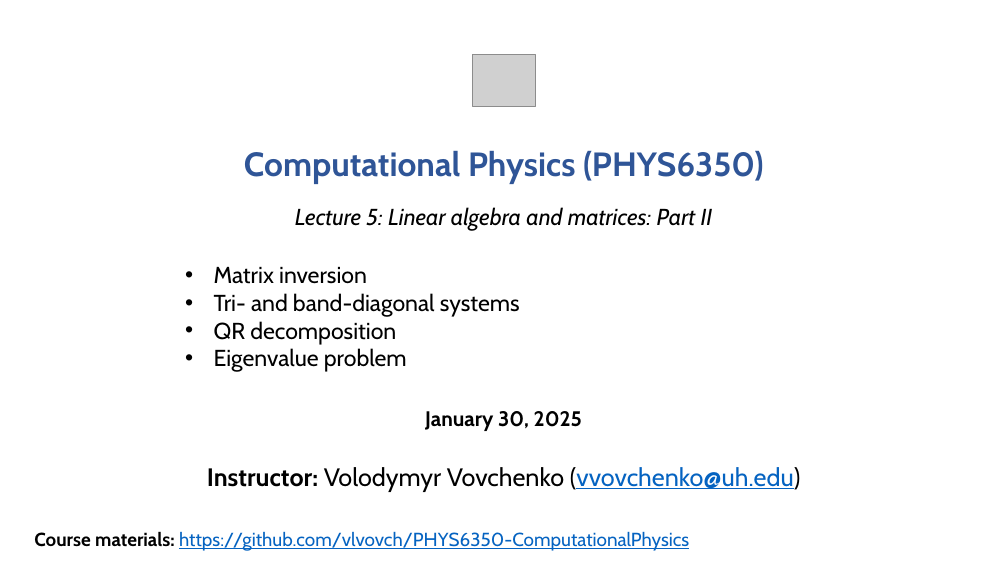
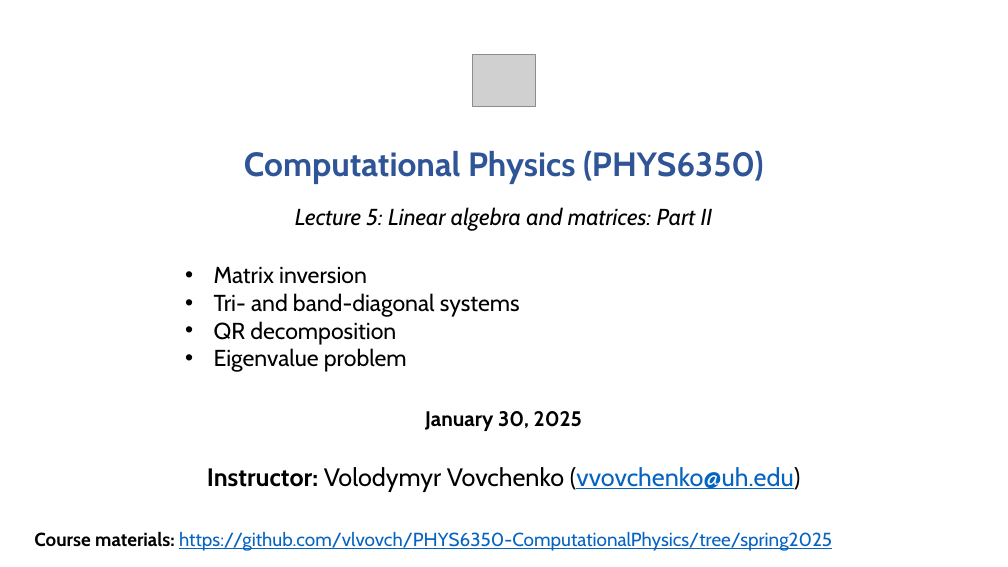
Before and after one commit to vlvovch/PHYS6350-ComputationalPhysics, a slide deck: slide 1 of slides/Lecture5-01-30-23-LinearAlgebra-2.pptx. Drawn at 1008x567 pixels with LibreOffice and Linux fonts; fonts in the diff are those of the drawing; grey boxes stand for pictures. Boxes give left, top, right and bottom in pixels: in the first picture for what was removed or moved away, otherwise in the second. Text is boxed around its words. In the diff, an @@ line names an element or a change of style, - is before the commit and + after.

Commit message:
Added Lecture 6 Non-Linear Equations

```diff
--- a/slides/Lecture5-01-30-23-LinearAlgebra-2.pptx
+++ b/slides/Lecture5-01-30-23-LinearAlgebra-2.pptx
@@ text at [34, 531, 832, 551]: text changed @@
-Course materials: https://github.com/vlvovch/PHYS6350-ComputationalPhysics
+Course materials: https://github.com/vlvovch/PHYS6350-ComputationalPhysics/tree/spring2025
```
Also in this commit, not shown: 23 other files.
